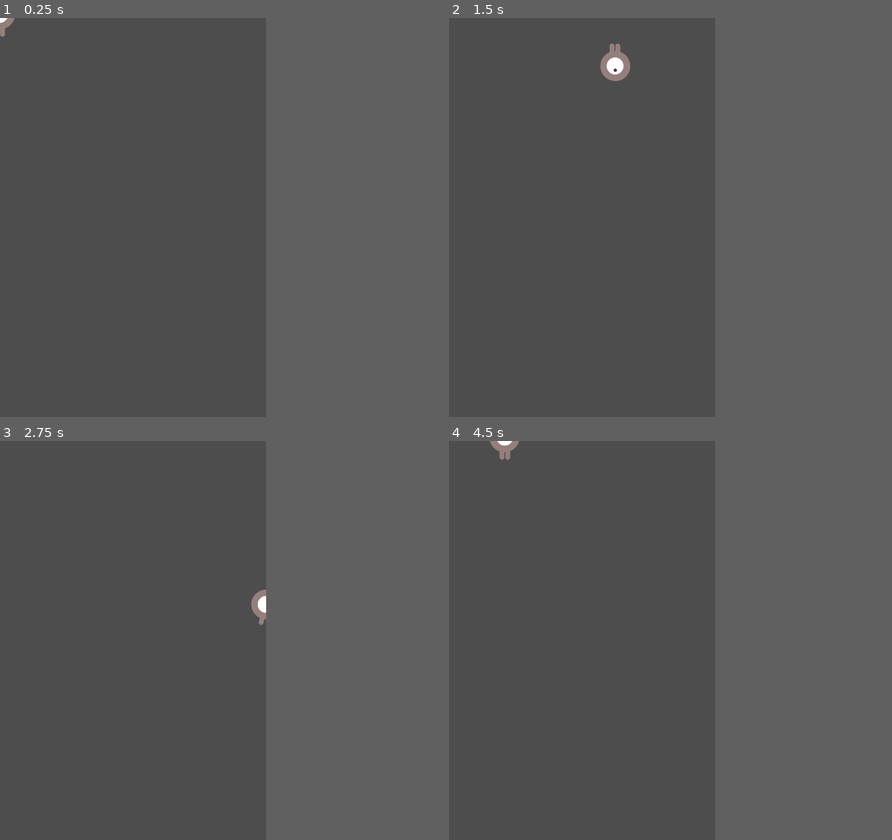
Above: before the commit, frames 1-4 (two rows, left to right).
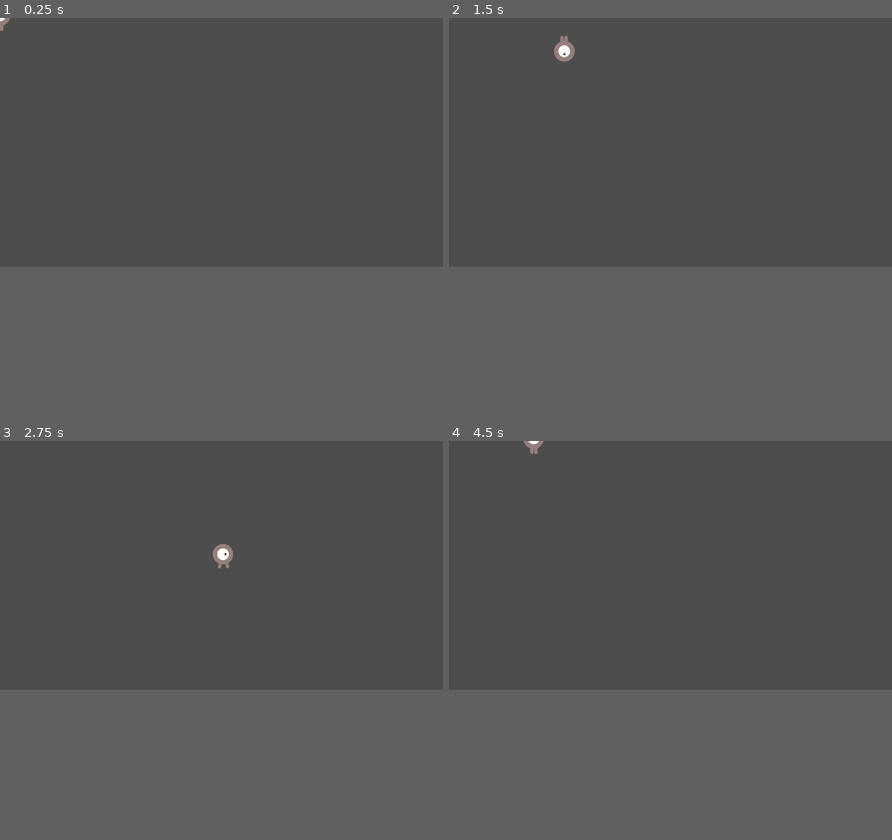
Above: after the commit, the same moments.

Repository: BOYZA408/ProjectMiniLearn2D
Game: Godot game, scene res://main.tscn
The game is run twice, just before and just after one commit, with the same random seed, the same clock (stepped at 60 frames per second) and the same inputs. Before the commit the project starts from res://player.tscn.
Inputs:
- Up to frame 1 (0.25 s): no input
- Up to frame 2 (1.5 s): tap Enter at 0.5 s; hold Right (move_right) 0.53-1.28 s; hold Down (move_down) from 1.28 s (still down)
- Up to frame 3 (2.75 s): release Down (move_down) at 2.03 s; hold Right (move_right) from 2.03 s (still down)
- Up to frame 4 (4.5 s): release Right (move_right) at 2.78 s; hold Up (move_up) 2.78-3.53 s; hold Left (move_left) from 3.53 s (still down)
In our replay, the window is 480x720 before the commit and 799x449 after it. These sizes can differ from the game's own. Grey fills any space a smaller window leaves; there, only what the larger window draws over its background counts as a difference.

The runs differ from the first frame. In frame 1, less than 0.1% of the frame differs, in the area x 0-4%, y 0-5%; in frame 2, 0.7%, in the area x 23-41%, y 4-16%; in frame 3, 0.4%; in frame 4, 0.3%.

Commit message:
add game play simple

Diff:
--- /dev/null
+++ b/main.gd
@@ -0,0 +1,59 @@
+extends Node
+
+@export var mob_scene: PackedScene
+var score
+# Called when the node enters the scene tree for the first time.
+func _ready() -> void:
+	pass # Replace with function body.
+
+
+# Called every frame. 'delta' is the elapsed time since the previous frame.
+func _process(delta: float) -> void:
+	pass
+
+
+func game_over() -> void:
+	$ScoreTimer.stop()
+	$MobTimer.stop()
+
+func new_game():
+	score = 0
+	$Player.start($StartPosition.position)
+	$StartTimer.start()
+
+
+func _on_mob_timer_timeout() -> void:
+	# Create a new instance of the Mob scene.
+	var mob = mob_scene.instantiate()
+	print('test01',mob)
+
+	# Choose a random location on Path2D.
+	var mob_spawn_location = $MobPath/MobSpawnLocation
+	mob_spawn_location.progress_ratio = randf()
+
+	# Set the mob's direction perpendicular to the path direction.
+	var direction = mob_spawn_location.rotation + PI / 2
+
+	# Set the mob's position to a random location.
+	mob.position = mob_spawn_location.position
+
+	# Add some randomness to the direction.
+	direction += randf_range(-PI / 4, PI / 4)
+	mob.rotation = direction
+
+	# Choose the velocity for the mob.
+	var velocity = Vector2(randf_range(150.0, 250.0), 0.0)
+	mob.linear_velocity = velocity.rotated(direction)
+
+	# Spawn the mob by adding it to the Main scene.
+	add_child(mob)
+
+
+func _on_score_timer_timeout() -> void:
+	score += 1
+
+
+func _on_start_timer_timeout() -> void:
+	print('_on_start_timer_timeout')
+	$MobTimer.start()
+	$ScoreTimer.start()
--- a/main.tscn
+++ b/main.tscn
@@ -1,15 +1,37 @@
-[gd_scene load_steps=2 format=3 uid="uid://c3w4fgqw8uria"]
+[gd_scene load_steps=5 format=3 uid="uid://c3w4fgqw8uria"]
 
+[ext_resource type="Script" path="res://main.gd" id="1_3bc4t"]
 [ext_resource type="PackedScene" uid="uid://iuyafp02ju04" path="res://player.tscn" id="1_he75l"]
+[ext_resource type="PackedScene" uid="uid://14ofmcwv6glu" path="res://mob.tscn" id="2_pot64"]
+
+[sub_resource type="Curve2D" id="Curve2D_ursdn"]
+_data = {
+"points": PackedVector2Array(0, 0, 0, 0, 0, 0, 0, 0, 0, 0, 1152, 0, 0, 0, 0, 0, 1152, 648, 0, 0, 0, 0, 0, 648, 0, 0, 0, 0, 0, 0)
+}
+point_count = 5
 
 [node name="Main" type="Node"]
+script = ExtResource("1_3bc4t")
+mob_scene = ExtResource("2_pot64")
 
 [node name="Player" parent="." instance=ExtResource("1_he75l")]
 
-[node name="Timer" type="Timer" parent="."]
+[node name="MobTimer" type="Timer" parent="."]
+wait_time = 0.5
 
-[node name="Timer2" type="Timer" parent="."]
+[node name="ScoreTimer" type="Timer" parent="."]
 
-[node name="Timer3" type="Timer" parent="."]
+[node name="StartTimer" type="Timer" parent="."]
+wait_time = 2.0
+one_shot = true
 
-[node name="Marker2D" type="Marker2D" parent="."]
+[node name="StartPosition" type="Marker2D" parent="."]
+
+[node name="MobPath" type="Path2D" parent="."]
+curve = SubResource("Curve2D_ursdn")
+
+[node name="MobSpawnLocation" type="PathFollow2D" parent="MobPath"]
+
+[connection signal="hit" from="Player" to="." method="game_over"]
+[connection signal="timeout" from="MobTimer" to="." method="_on_mob_timer_timeout"]
+[connection signal="timeout" from="StartTimer" to="." method="_on_start_timer_timeout"]
--- a/player.gd
+++ b/player.gd
@@ -24,7 +24,6 @@
 	print('test::',velocity)
 	if velocity.length() > 0:
 		velocity = velocity.normalized() * speed
-		print('test::2',$AnimatedSprite2D)
 		$AnimatedSprite2D.play()
 	else:
 		$AnimatedSprite2D.stop()
@@ -41,10 +40,10 @@
 		$AnimatedSprite2D.animation = "up"
 		$AnimatedSprite2D.flip_v = velocity.y > 0
 
-	#if velocity.x < 0:
-		#$AnimatedSprite2D.flip_h = true
-	#else:
-		#$AnimatedSprite2D.flip_h = false
+	if velocity.x < 0:
+		$AnimatedSprite2D.flip_h = true
+	else:
+		$AnimatedSprite2D.flip_h = false
 
 
 func _on_body_entered(body: Node2D) -> void:
--- a/project.godot
+++ b/project.godot
@@ -10,36 +10,42 @@
 
 [application]
 
-config/name="โปรเจกต์เกมใหม่2"
-run/main_scene="res://player.tscn"
-config/features=PackedStringArray("4.3", "Forward Plus")
-config/icon="res://icon.svg"
-
-[display]
-
-window/size/viewport_width=480
-window/size/viewport_height=720
-window/stretch/mode="canvas_items"
+run/main_scene="res://main.tscn"
+config/features=PackedStringArray("4.3")
 
 [input]
 
+ui_left={
+"deadzone": 0.5,
+"events": [Object(InputEventKey,"resource_local_to_scene":false,"resource_name":"","device":0,"window_id":0,"alt_pressed":false,"shift_pressed":false,"ctrl_pressed":false,"meta_pressed":false,"pressed":false,"keycode":4194319,"physical_keycode":0,"key_label":0,"unicode":0,"location":0,"echo":false,"script":null)
+, Object(InputEventJoypadButton,"resource_local_to_scene":false,"resource_name":"","device":0,"button_index":13,"pressure":0.0,"pressed":false,"script":null)
+, Object(InputEventJoypadMotion,"resource_local_to_scene":false,"resource_name":"","device":0,"axis":0,"axis_value":-1.0,"script":null)
+]
+}
+ui_right={
+"deadzone": 0.5,
+"events": [Object(InputEventKey,"resource_local_to_scene":false,"resource_name":"","device":0,"window_id":0,"alt_pressed":false,"shift_pressed":false,"ctrl_pressed":false,"meta_pressed":false,"pressed":false,"keycode":4194321,"physical_keycode":0,"key_label":0,"unicode":0,"location":0,"echo":false,"script":null)
+, Object(InputEventJoypadButton,"resource_local_to_scene":false,"resource_name":"","device":0,"button_index":14,"pressure":0.0,"pressed":false,"script":null)
+, Object(InputEventJoypadMotion,"resource_local_to_scene":false,"resource_name":"","device":0,"axis":0,"axis_value":1.0,"script":null)
+]
+}
 move_right={
 "deadzone": 0.5,
-"events": [Object(InputEventKey,"resource_local_to_scene":false,"resource_name":"","device":0,"window_id":0,"alt_pressed":false,"shif …(180 unchanged characters)…
+"events": [Object(InputEventKey,"resource_local_to_scene":false,"resource_name":"","device":-1,"window_id":0,"alt_pressed":false,"shif …(180 unchanged characters)…
 ]
 }
 move_left={
 "deadzone": 0.5,
-"events": [Object(InputEventKey,"resource_local_to_scene":false,"resource_name":"","device":0,"window_id":0,"alt_pressed":false,"shif …(180 unchanged characters)…
+"events": [Object(InputEventKey,"resource_local_to_scene":false,"resource_name":"","device":-1,"window_id":0,"alt_pressed":false,"shif …(180 unchanged characters)…
 ]
 }
 move_up={
 "deadzone": 0.5,
-"events": [Object(InputEventKey,"resource_local_to_scene":false,"resource_name":"","device":0,"window_id":0,"alt_pressed":false,"shif …(180 unchanged characters)…
+"events": [Object(InputEventKey,"resource_local_to_scene":false,"resource_name":"","device":-1,"window_id":0,"alt_pressed":false,"shif …(180 unchanged characters)…
 ]
 }
 move_down={
 "deadzone": 0.5,
-"events": [Object(InputEventKey,"resource_local_to_scene":false,"resource_name":"","device":0,"window_id":0,"alt_pressed":false,"shif …(180 unchanged characters)…
+"events": [Object(InputEventKey,"resource_local_to_scene":false,"resource_name":"","device":-1,"window_id":0,"alt_pressed":false,"shif …(180 unchanged characters)…
 ]
 }
